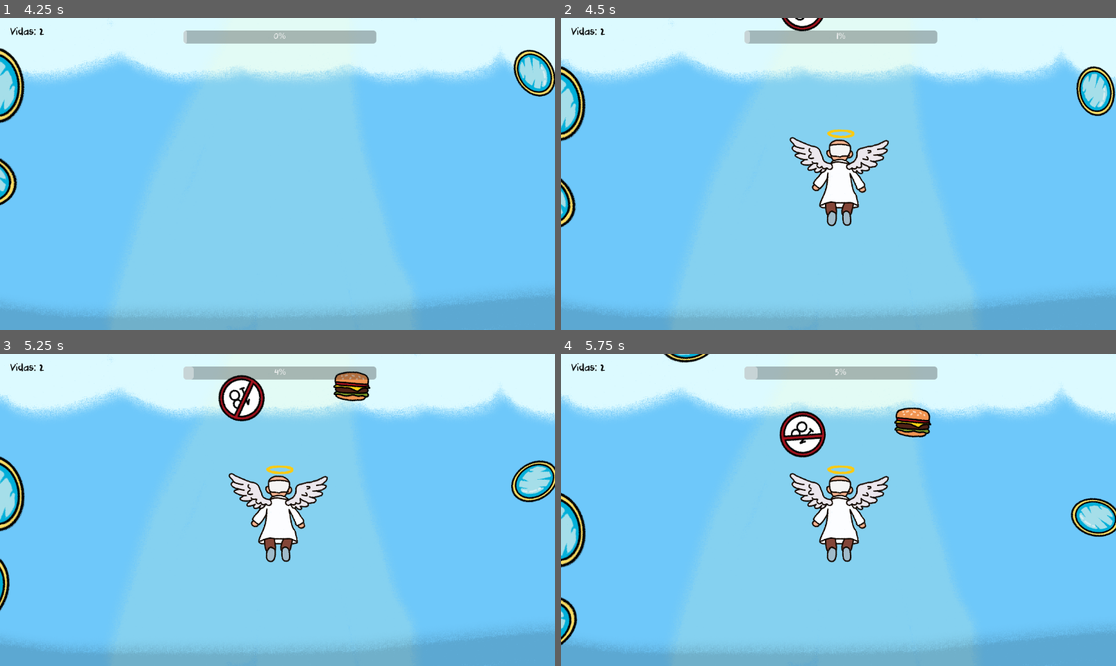
Above: before the commit, frames 1-4 (two rows, left to right).
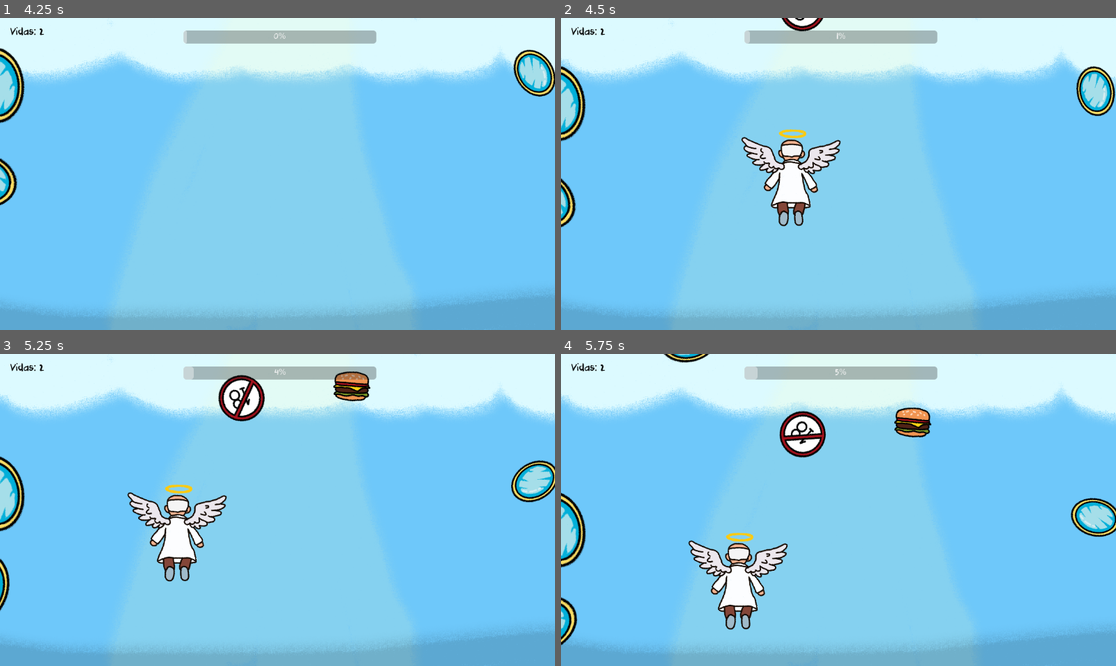
Above: after the commit, the same moments.

Repository: DonHuevote/LifeGame
Game: Godot game, scene res://Escenas/etapa6_CielitoLindo.tscn
The game is run twice, just before and just after one commit, with the same random seed, the same clock (stepped at 60 frames per second) and the same inputs. This scene is started directly instead of the project's main scene.
Inputs:
- Up to frame 1 (4.25 s): tap Enter at 0.5 s; hold D (move_right) 0.53-1.28 s; hold E (caminar) 0.53-1.28 s; tap Space (jump) at 0.77, 1.25, 1.52, 3.02, 3.77 s; hold S (move_back) 1.28-2.03 s; tap E (caminar) at 1.35, 2.85 s; hold D (move_right) 2.03-2.78 s; hold E (caminar) 2.03-2.78 s; hold W (move_forward) 2.78-3.53 s; hold A (move_left) from 3.53 s (still down); hold E (caminar) from 3.53 s (still down)
- Up to frame 2 (4.5 s): keep holding A (move_left); release E (caminar) at 4.28 s; tap E (caminar) at 4.35 s
- Up to frame 3 (5.25 s): tap Space (jump) at 4.52 s; release A (move_left) at 5.03 s; hold S (move_back) from 5.03 s (still down); hold E (caminar) from 5.03 s (still down)
- Up to frame 4 (5.75 s): keep holding S (move_back); keep holding E (caminar)

Frame 1 is identical in both runs. In frame 2, 4.4% of the frame differs, in the area x 32-60%, y 35-67%; in frame 3, 5.0%, in the area x 22-60%, y 35-74%; in frame 4, 5.0%.

Commit message:
Juego listo, ultimando detalles

Diff:
--- a/Escenas/Etapa_2_Caminar.tscn
+++ b/Escenas/Etapa_2_Caminar.tscn
@@ -7,6 +7,7 @@
 [ext_resource type="Script" uid="uid://d0f855pnkt3pu" path="res://scripts/metrono.gd" id="3_22ifc"]
 [ext_resource type="Texture2D" uid="uid://bhsptphs6pg6t" path="res://Sprites/testfoto2.png" id="4_n6hs8"]
 [ext_resource type="FontFile" uid="uid://brmoan08g5u2m" path="res://Fuente/DK Cool Crayon.ttf" id="7_n6hs8"]
+[ext_resource type="AudioStream" uid="uid://c8t32q0f13nmy" path="res://Music/caminar.mp3" id="8_k58o7"]
 
 [sub_resource type="AtlasTexture" id="AtlasTexture_k58o7"]
 atlas = ExtResource("2_22ifc")
@@ -115,6 +116,11 @@
 text = "Press  \"E\""
 horizontal_alignment = 1
 
+[node name="AudioStreamPlayer2D" type="AudioStreamPlayer2D" parent="."]
+stream = ExtResource("8_k58o7")
+autoplay = true
+bus = &"Music"
+
 [connection signal="animation_finished" from="Jugador/AnimatedSprite2D" to="MetronomoMovil" method="_on_animated_sprite_2d_animation_finished"]
 [connection signal="body_entered" from="MetronomoStatico" to="MetronomoMovil" method="_on_metronomo_statico_body_entered"]
 [connection signal="body_exited" from="MetronomoStatico" to="MetronomoMovil" method="_on_metronomo_statico_body_exited"]
--- a/Escenas/Etapa_5_Trabajo.tscn
+++ b/Escenas/Etapa_5_Trabajo.tscn
@@ -1,8 +1,9 @@
-[gd_scene load_steps=4 format=3 uid="uid://dmt7eyw6vf4q3"]
+[gd_scene load_steps=5 format=3 uid="uid://dmt7eyw6vf4q3"]
 
 [ext_resource type="Script" uid="uid://b60u2ilvalia3" path="res://scripts/etapa_5_trabajo.gd" id="1_euq1v"]
 [ext_resource type="Texture2D" uid="uid://5tm2sj4qta14" path="res://Sprites/laPala_back.png" id="1_h4xe2"]
 [ext_resource type="FontFile" uid="uid://brmoan08g5u2m" path="res://Fuente/DK Cool Crayon.ttf" id="2_xxu4s"]
+[ext_resource type="AudioStream" uid="uid://cb213vn45w2ga" path="res://Music/laburo.mp3" id="4_6bj1m"]
 
 [node name="Etapa5Trabajo" type="Node2D"]
 script = ExtResource("1_euq1v")
@@ -52,4 +53,9 @@
 wait_time = 10.0
 autostart = true
 
+[node name="AudioStreamPlayer2D" type="AudioStreamPlayer2D" parent="."]
+stream = ExtResource("4_6bj1m")
+autoplay = true
+bus = &"Music"
+
 [connection signal="timeout" from="Timer" to="." method="_on_timer_timeout"]
--- a/Escenas/PantallaDePerder.tscn
+++ b/Escenas/PantallaDePerder.tscn
@@ -1,7 +1,8 @@
-[gd_scene load_steps=3 format=3 uid="uid://bcwlv6c0hepla"]
+[gd_scene load_steps=4 format=3 uid="uid://bcwlv6c0hepla"]
 
 [ext_resource type="Script" uid="uid://67427j3a767v" path="res://pantalla_de_perder.gd" id="1_va0qo"]
 [ext_resource type="FontFile" uid="uid://brmoan08g5u2m" path="res://Fuente/DK Cool Crayon.ttf" id="2_lhkiu"]
+[ext_resource type="AudioStream" uid="uid://dpr27p5vpfad" path="res://Music/perder.mp3" id="3_8kwht"]
 
 [node name="PantallaDePerder" type="Node2D"]
 script = ExtResource("1_va0qo")
@@ -43,4 +44,9 @@
 layout_mode = 2
 text = "Vollver a intentar"
 
+[node name="AudioStreamPlayer2D" type="AudioStreamPlayer2D" parent="."]
+stream = ExtResource("3_8kwht")
+autoplay = true
+bus = &"Music"
+
 [connection signal="pressed" from="VBoxContainer/Button" to="." method="_on_button_pressed"]
--- a/Escenas/etapa6_CielitoLindo.tscn
+++ b/Escenas/etapa6_CielitoLindo.tscn
@@ -1,10 +1,11 @@
-[gd_scene load_steps=8 format=3 uid="uid://bfv41gmthlsov"]
+[gd_scene load_steps=9 format=3 uid="uid://bfv41gmthlsov"]
 
 [ext_resource type="Script" uid="uid://nwdbrve13noh" path="res://scripts/etapa_6_cielito_lindo.gd" id="1_lu85x"]
 [ext_resource type="Texture2D" uid="uid://c8lg21wxlvskl" path="res://Sprites/havenn_back.png" id="1_yhuqx"]
 [ext_resource type="PackedScene" uid="uid://co172ptt6q1t0" path="res://Escenas/PlayerAnciano.tscn" id="2_so3rx"]
 [ext_resource type="PackedScene" uid="uid://cposrbkcscxxw" path="res://Escenas/SinSpawner.tscn" id="3_oq547"]
 [ext_resource type="FontFile" uid="uid://brmoan08g5u2m" path="res://Fuente/DK Cool Crayon.ttf" id="5_oq547"]
+[ext_resource type="AudioStream" uid="uid://c8i088buug1t7" path="res://Music/viejo.mp3" id="6_bpqyn"]
 
 [sub_resource type="RectangleShape2D" id="RectangleShape2D_so3rx"]
 size = Vector2(1255.5, 20)
@@ -83,3 +84,9 @@
 horizontal_alignment = 1
 vertical_alignment = 1
 uppercase = true
+
+[node name="AudioStreamPlayer2D" type="AudioStreamPlayer2D" parent="."]
+position = Vector2(-569, 0)
+stream = ExtResource("6_bpqyn")
+autoplay = true
+bus = &"Music"
--- a/Escenas/etapa_1_nacimiento.tscn
+++ b/Escenas/etapa_1_nacimiento.tscn
@@ -6,6 +6,7 @@
 [ext_resource type="Texture2D" uid="uid://bxfewkq81af6q" path="res://Sprites/sky_back.png" id="3_3d42b"]
 [ext_resource type="FontFile" uid="uid://brmoan08g5u2m" path="res://Fuente/DK Cool Crayon.ttf" id="3_bosgb"]
 [ext_resource type="Texture2D" uid="uid://bpqg6dajanecv" path="res://Sprites/cigueña.png" id="4_btkyh"]
+[ext_resource type="AudioStream" uid="uid://baa88hrbhp48w" path="res://Music/nacer.mp3" id="7_a320o"]
 
 [sub_resource type="CircleShape2D" id="CircleShape2D_3d42b"]
 radius = 11.6155
@@ -76,4 +77,9 @@
 position = Vector2(-122, 312)
 shape = SubResource("RectangleShape2D_bosgb")
 
+[node name="AudioStreamPlayer2D" type="AudioStreamPlayer2D" parent="."]
+stream = ExtResource("7_a320o")
+autoplay = true
+bus = &"Music"
+
 [connection signal="body_entered" from="Meta" to="." method="_on_meta_body_entered"]
--- a/Escenas/etapa_3_lectura.tscn
+++ b/Escenas/etapa_3_lectura.tscn
@@ -13,6 +13,7 @@
 [ext_resource type="Texture2D" uid="uid://qrcfhxnak482" path="res://Sprites/Hoja_c.png" id="8_1pjoq"]
 [ext_resource type="Texture2D" uid="uid://bsemtujhwab3i" path="res://Sprites/Hoja_d.png" id="9_743ym"]
 [ext_resource type="FontFile" uid="uid://brmoan08g5u2m" path="res://Fuente/DK Cool Crayon.ttf" id="13_4r6f4"]
+[ext_resource type="AudioStream" uid="uid://b10vc2d0cjw7l" path="res://Music/leer.mp3" id="14_v0i1j"]
 
 [sub_resource type="PanoramaSkyMaterial" id="PanoramaSkyMaterial_khoer"]
 panorama = ExtResource("2_vaqti")
@@ -504,6 +505,11 @@
 skeleton = NodePath("../../hoja3")
 surface_material_override/0 = SubResource("StandardMaterial3D_vaqti")
 
+[node name="AudioStreamPlayer2D" type="AudioStreamPlayer2D" parent="."]
+stream = ExtResource("14_v0i1j")
+autoplay = true
+bus = &"Music"
+
 [connection signal="body_entered" from="hoja1" to="Personaje" method="_on_area_3d_body_entered"]
 [connection signal="body_entered" from="hoja2" to="Personaje" method="_on_area_3d_body_entered"]
 [connection signal="body_entered" from="hoja3" to="Personaje" method="_on_area_3d_body_entered"]
--- a/Escenas/etapa_4_PrimerAmor.tscn
+++ b/Escenas/etapa_4_PrimerAmor.tscn
@@ -9,6 +9,7 @@
 [ext_resource type="Texture2D" uid="uid://804b2nytdh1p" path="res://Sprites/CrayonTexture2.jpg" id="6_2cwyx"]
 [ext_resource type="Texture2D" uid="uid://dk1xitjh4bbvm" path="res://Sprites/CrayonTexture1.jpg" id="7_bbfw7"]
 [ext_resource type="Texture2D" uid="uid://cdx2edt27pddi" path="res://Sprites/girl.png" id="8_fm5yq"]
+[ext_resource type="AudioStream" uid="uid://c4c0whm7htaij" path="res://Music/amor.mp3" id="10_egn5p"]
 
 [sub_resource type="RectangleShape2D" id="RectangleShape2D_njm2l"]
 size = Vector2(63, 28.5)
@@ -114,6 +115,11 @@
 scale = Vector2(1, 47.28)
 shape = SubResource("RectangleShape2D_egn5p")
 
+[node name="AudioStreamPlayer2D" type="AudioStreamPlayer2D" parent="."]
+stream = ExtResource("10_egn5p")
+autoplay = true
+bus = &"Music"
+
 [connection signal="body_entered" from="AreaDeCaida" to="Player" method="_on_area_de_caida_body_entered"]
 [connection signal="body_exited" from="AreaDeCaida" to="Player" method="_on_area_de_caida_body_exited"]
 [connection signal="timeout" from="Timer" to="." method="_on_timer_timeout"]
--- /dev/null
+++ b/Escenas/win_scene.tscn
@@ -0,0 +1,58 @@
+[gd_scene load_steps=5 format=3 uid="uid://bve2s8a25enh7"]
+
+[ext_resource type="Script" uid="uid://bn5wl7m3835pn" path="res://scripts/win_scene.gd" id="1_owue6"]
+[ext_resource type="Texture2D" uid="uid://bhehm2sjb2gmf" path="res://Sprites/Imagen de WhatsApp 2025-05-23 a las 00.24.25_70c21741.jpg" id="2_awxok"]
+[ext_resource type="FontFile" uid="uid://brmoan08g5u2m" path="res://Fuente/DK Cool Crayon.ttf" id="3_v0u8o"]
+[ext_resource type="AudioStream" uid="uid://b3y8vuhyexwlq" path="res://Music/final.mp3" id="4_awxok"]
+
+[node name="WinScene" type="Control"]
+layout_mode = 3
+anchors_preset = 0
+offset_right = 40.0
+offset_bottom = 40.0
+script = ExtResource("1_owue6")
+
+[node name="TextureRect" type="TextureRect" parent="."]
+layout_mode = 1
+anchors_preset = 15
+anchor_right = 1.0
+anchor_bottom = 1.0
+offset_left = 8.99994
+offset_top = -12.0001
+offset_right = 3164.0
+offset_bottom = 1408.0
+grow_horizontal = 2
+grow_vertical = 2
+scale = Vector2(0.356467, 0.450717)
+texture = ExtResource("2_awxok")
+
+[node name="VBoxContainer" type="VBoxContainer" parent="."]
+layout_mode = 0
+offset_left = 683.0
+offset_top = 397.0
+offset_right = 1125.0
+offset_bottom = 542.0
+
+[node name="WinLabel" type="Label" parent="VBoxContainer"]
+layout_mode = 2
+theme_override_colors/font_color = Color(0, 0, 0, 1)
+theme_override_fonts/font = ExtResource("3_v0u8o")
+theme_override_font_sizes/font_size = 30
+text = "GANASTE, FELICITACIONES.
+YA ESTAS DESANSANDO EN PAZ.
+
+GRACIAS POR JUGAR"
+horizontal_alignment = 1
+vertical_alignment = 1
+
+[node name="MenuButton" type="Button" parent="VBoxContainer"]
+layout_mode = 2
+theme_override_fonts/font = ExtResource("3_v0u8o")
+theme_override_font_sizes/font_size = 20
+text = "VOLVER AL MENU PRINCIPAL"
+
+[node name="AudioStreamPlayer2D" type="AudioStreamPlayer2D" parent="."]
+stream = ExtResource("4_awxok")
+volume_db = 24.0
+autoplay = true
+bus = &"Music"
--- a/project.godot
+++ b/project.godot
@@ -11,7 +11,7 @@
 [application]
 
 config/name="Life"
-run/main_scene="uid://dvl875881j2dr"
+run/main_scene="uid://cfk6iqbw14kyr"
 config/features=PackedStringArray("4.4", "Forward Plus")
 config/icon="res://icon.svg"
 
--- a/scripts/etapa_6_cielito_lindo.gd
+++ b/scripts/etapa_6_cielito_lindo.gd
@@ -13,6 +13,7 @@
 var level_complete := false
 
 func _ready() -> void:
+	Globalsed.nivel = 6
 	$CountdownLabel.horizontal_alignment = HORIZONTAL_ALIGNMENT_CENTER
 	$CountdownLabel.vertical_alignment = VERTICAL_ALIGNMENT_CENTER
 	countdown_label.text = ""
--- a/scripts/player_anciano.gd
+++ b/scripts/player_anciano.gd
@@ -47,17 +47,17 @@
 		is_invincible = false
 
 func die() -> void:
-	print("quedo")
+	get_tree().change_scene_to_file("res://Escenas/PantallaDePerder.tscn")
 
 func _physics_process(delta: float) -> void:
 	var direction = Vector2.ZERO
-	if Input.is_action_pressed("ui_right"):
+	if Input.is_action_pressed("move_right"):
 		direction.x += 1
-	if Input.is_action_pressed("ui_left"):
+	if Input.is_action_pressed("move_left"):
 		direction.x -= 1
-	if Input.is_action_pressed("ui_up"):
+	if Input.is_action_pressed("move_forward"):
 		direction.y -= 1
-	if Input.is_action_pressed("ui_down"):
+	if Input.is_action_pressed("move_back"):
 		direction.y += 1
 
 	velocity = direction.normalized() * speed
--- /dev/null
+++ b/scripts/win_scene.gd
@@ -0,0 +1,9 @@
+extends Control
+
+@onready var menu_button: Button = $VBoxContainer/MenuButton
+
+func _ready():
+	menu_button.pressed.connect(_on_menu_pressed)
+
+func _on_menu_pressed():
+	get_tree().change_scene_to_file("res://Escenas/main_menu.tscn")
Not shown: 1 places in Escenas/Etapa_2_Caminar.tscn that only renumber resources
Not shown: 1 places in Escenas/etapa_1_nacimiento.tscn that only renumber resources
Not shown: 1 places in Escenas/etapa_3_lectura.tscn that only renumber resources
Not shown: 1 places in Escenas/etapa_4_PrimerAmor.tscn that only renumber resources
Not shown, added: Music/final.mp3.import
Binary file added: Sprites/Imagen de WhatsApp 2025-05-23 a las 00.24.25_70c21741.jpg
Not shown, added: Sprites/Imagen de WhatsApp 2025-05-23 a las 00.24.25_70c21741.jpg.import
Not shown, added: scripts/win_scene.gd.uid
Not shown, added: Music/final.mp3
